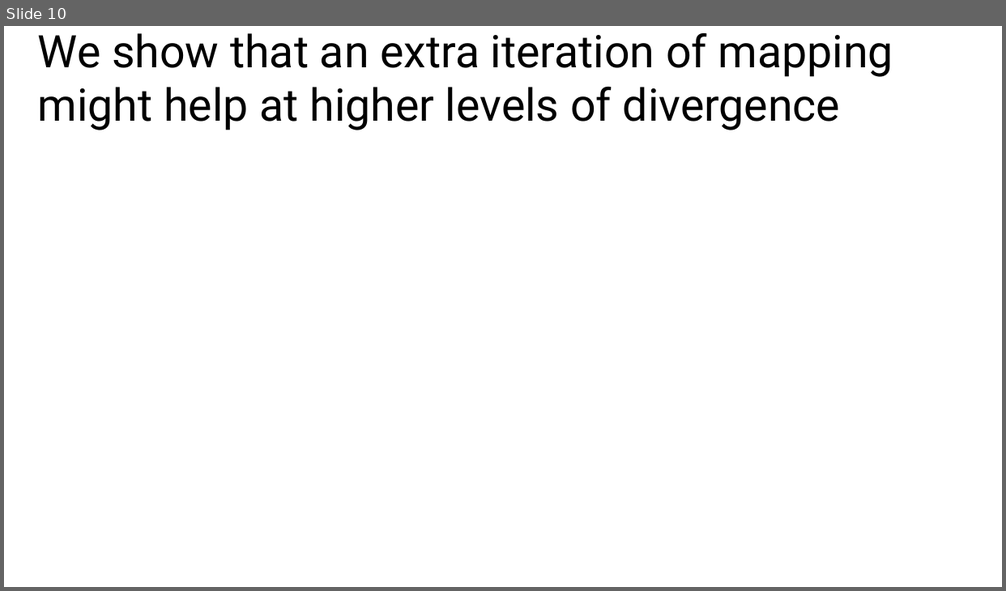
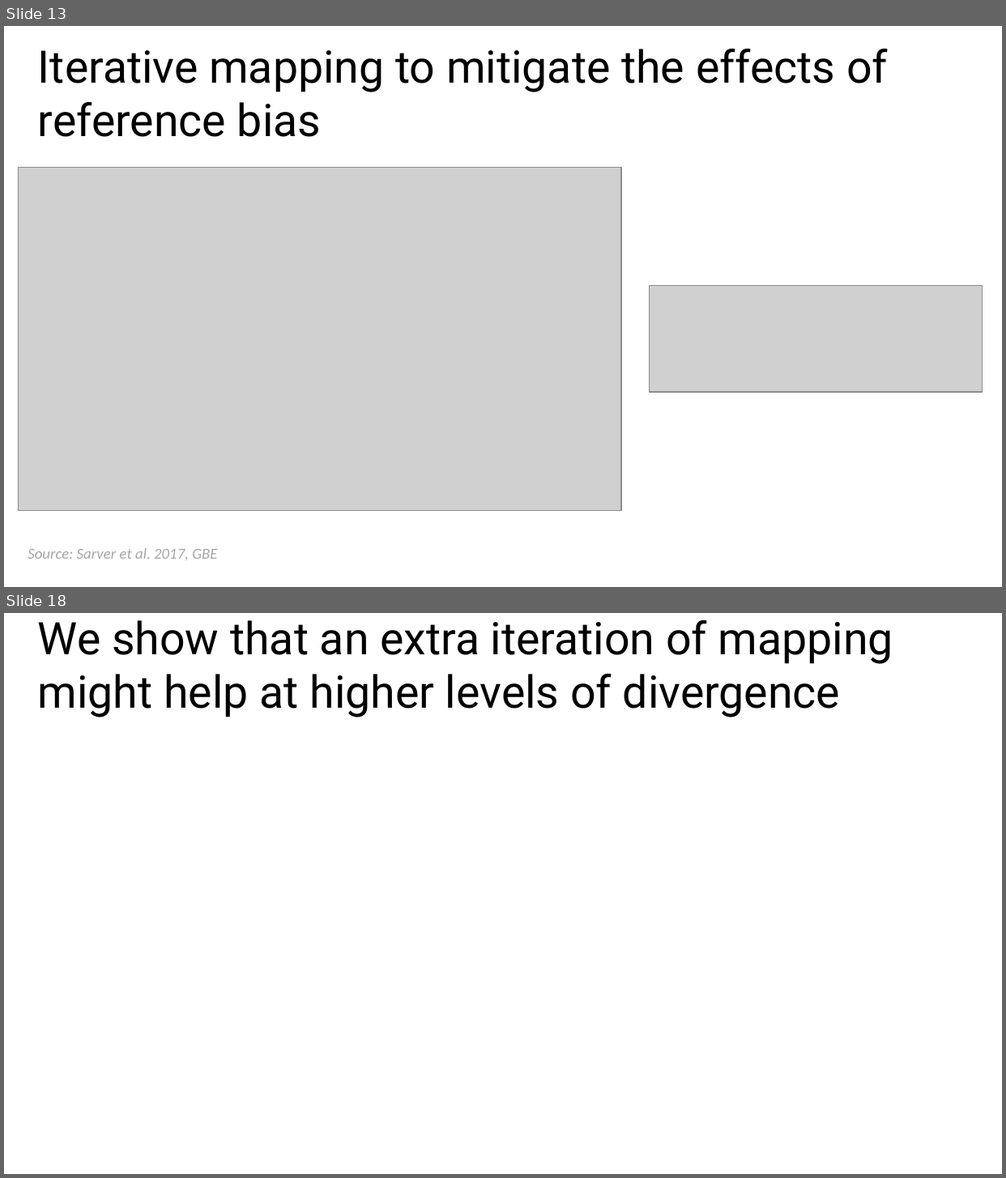
Before and after one commit to harvardinformatics/Mapping-simulations, a slide deck: evolution/Gregg-Thomas-2023-Evolution-notes.pptx. Shown one above the other, each under a label of ours: slide 10 before the commit, slides 13 and 18 after it; the slides between them are not shown. The pictures are 1006x591 and 1006x1178 pixels, drawn with LibreOffice and Linux fonts; fonts in the diff are those of the drawing; grey boxes stand for pictures. Boxes give left, top, right and bottom in pixels: in the first picture for what was removed or moved away, otherwise in the second. Text is boxed around its words. In the diff, an @@ line names an element or a change of style, - is before the commit and + after.

Commit message:
slide figures

```diff
--- a/evolution/Gregg-Thomas-2023-Evolution-notes.pptx
+++ b/evolution/Gregg-Thomas-2023-Evolution-notes.pptx
@@ slide 13 added at (x1=4, y1=26, x2=1002, y2=587), background #FFFFFF @@
@@ title added at (x1=38, y1=49, x2=888, y2=137), 32.4 pt, text #000000 @@
+Iterative mapping to mitigate the effects of reference bias
@@ picture added at (x1=18, y1=167, x2=622, y2=510) @@
@@ picture added at (x1=650, y1=285, x2=983, y2=392) @@
@@ text added at (x1=27, y1=548, x2=217, y2=561), 11 pt, text #A6A6A6, italic @@
+Source: Sarver et al. 2017, GBE
@@ what was slide 10 is now slide 18 @@
```
Also in this commit, not shown: 1 slide changed, 8 other slides added, 1 slide removed, 15 other files.
